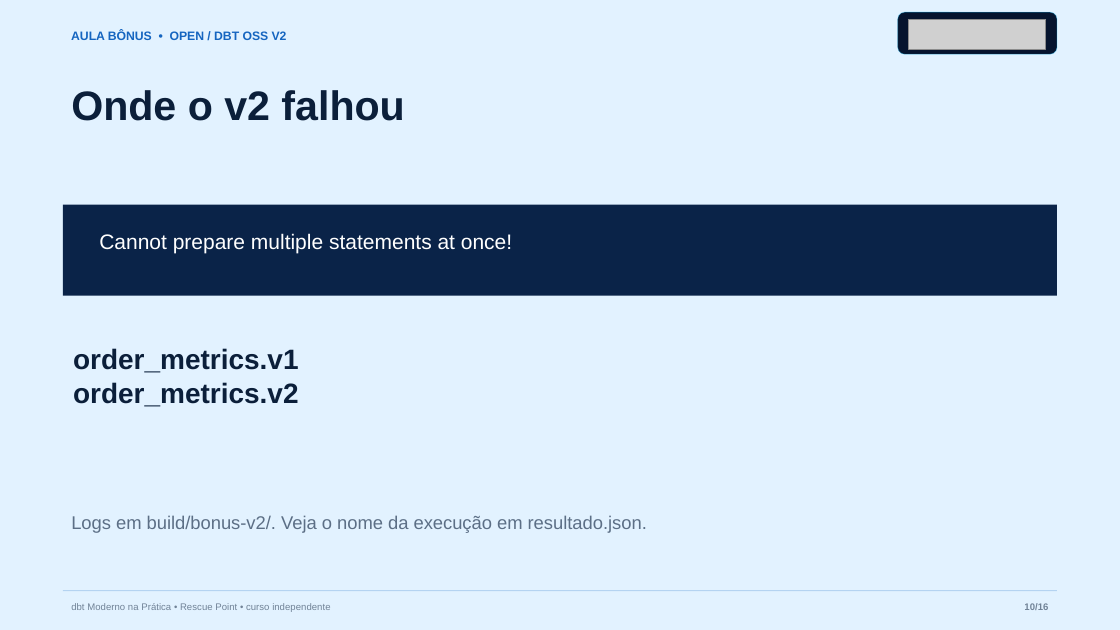
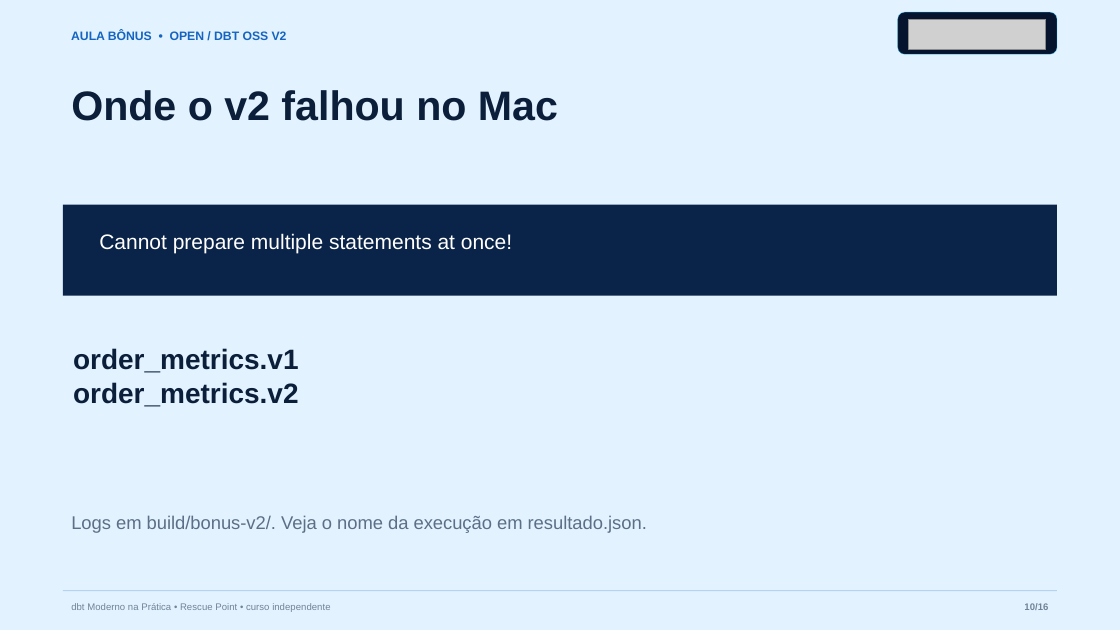
Before and after one commit to AnselmoBorges/dbt-moderno-na-pratica, a slide deck: slide 10 of assets/decks/bonus-migracao-v2.pptx. Drawn at 1120x630 pixels with LibreOffice and Linux fonts; fonts in the diff are those of the drawing; grey boxes stand for pictures. Boxes give left, top, right and bottom in pixels: in the first picture for what was removed or moved away, otherwise in the second. Text is boxed around its words. In the diff, an @@ line names an element or a change of style, - is before the commit and + after.

```diff
--- a/assets/decks/bonus-migracao-v2.pptx
+++ b/assets/decks/bonus-migracao-v2.pptx
@@ text at (x1=71, y1=90, x2=558, y2=121): text changed @@
-Onde o v2 falhou
+Onde o v2 falhou no Mac
```
Also in this commit, not shown: 4 other slides changed, 6 other files.
